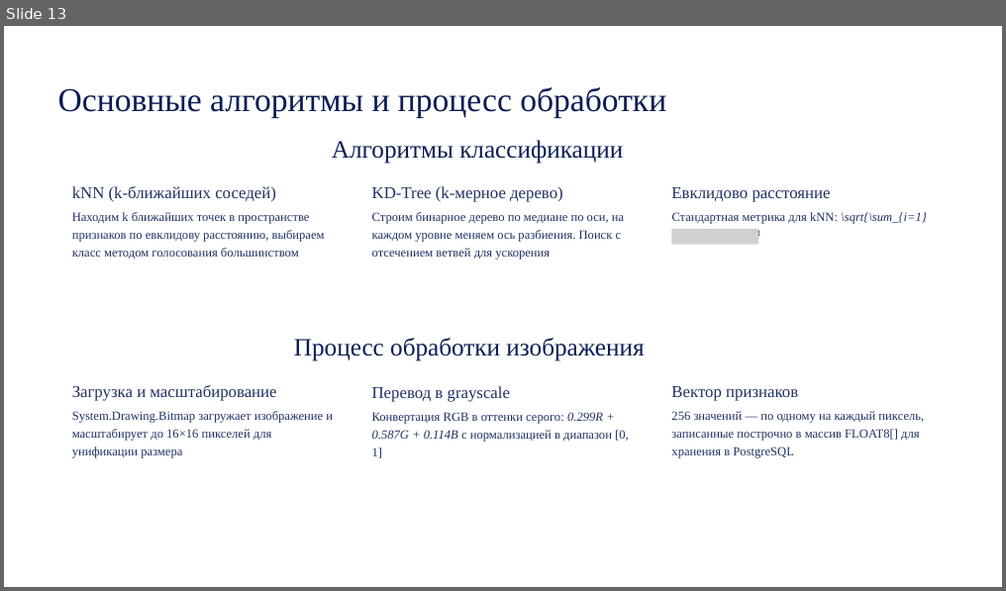
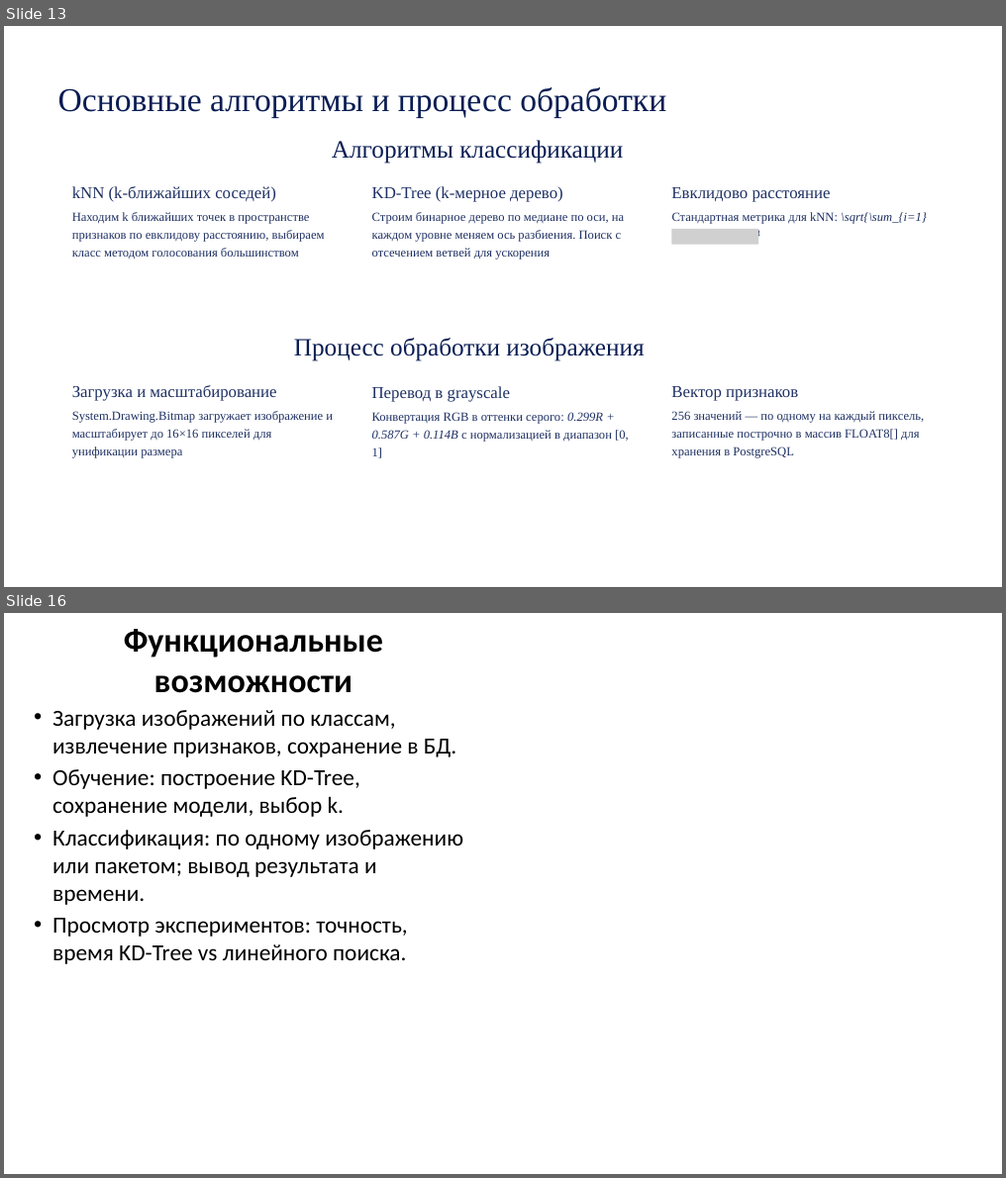
Before and after one commit to KockAnigilator/ImageRecognition, a slide deck: Финал.pptx. Shown one above the other, each under a label of ours: slide 13 before the commit, slides 13 and 16 after it; the slides between them are not shown. The pictures are 1006x591 and 1006x1178 pixels, drawn with LibreOffice and Linux fonts; fonts in the diff are those of the drawing; grey boxes stand for pictures. Boxes give left, top, right and bottom in pixels: in the first picture for what was removed or moved away, otherwise in the second. Text is boxed around its words. In the diff, an @@ line names an element or a change of style, - is before the commit and + after.

```diff
--- a/Финал.pptx
+++ b/Финал.pptx
@@ slide 16 added at box(4, 613, 1002, 1174), background #FFFFFF @@
@@ title added at box(124, 629, 383, 693), 48.6 pt, text #000000, bold @@
+Функциональные возможности
@@ text added at box(53, 710, 463, 960), 33.3 pt, text #000000 @@
+• Загрузка изображений по классам, извлечение признаков, сохранение в БД.
+• Обучение: построение KD-Tree, сохранение модели, выбор k.
+• Классификация: по одному изображению или пакетом; вывод результата и времени.
+• Просмотр экспериментов: точность, время KD-Tree vs линейного поиска.
```
Also in this commit, not shown: 5 other slides added, 1 other file.
